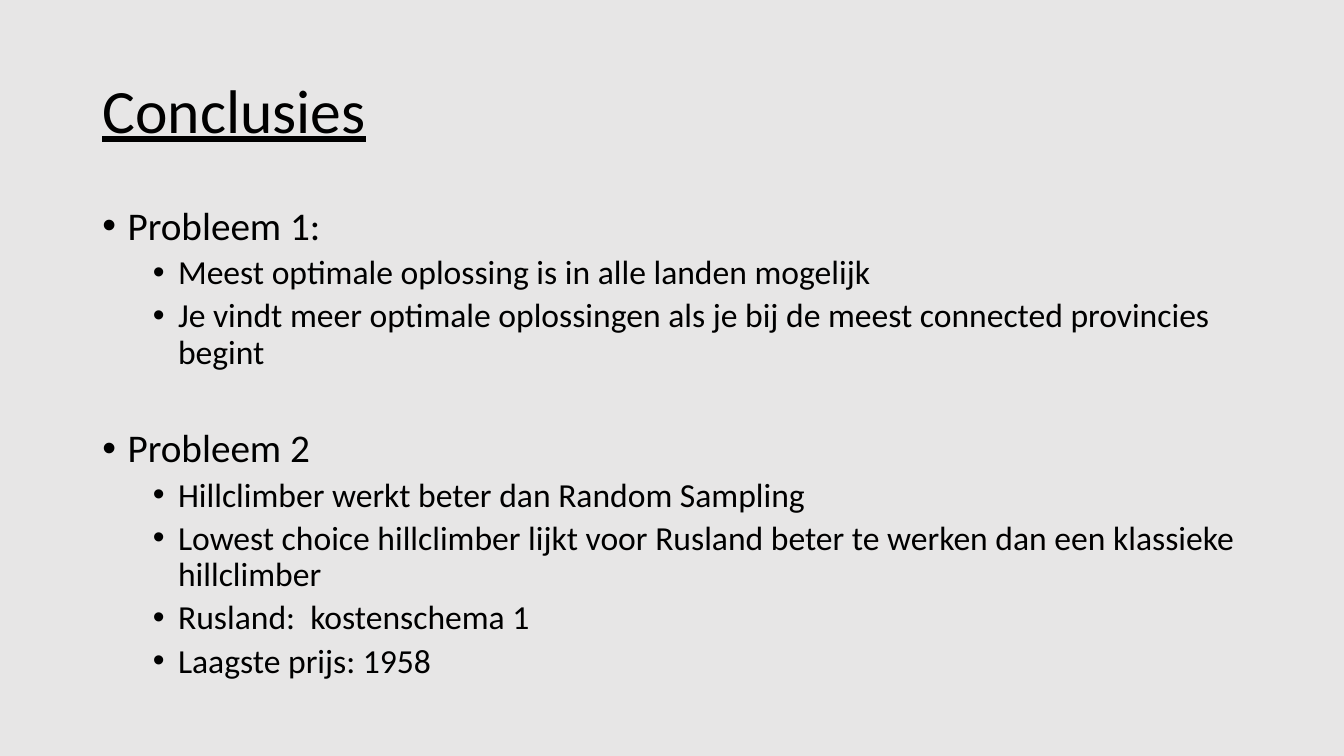
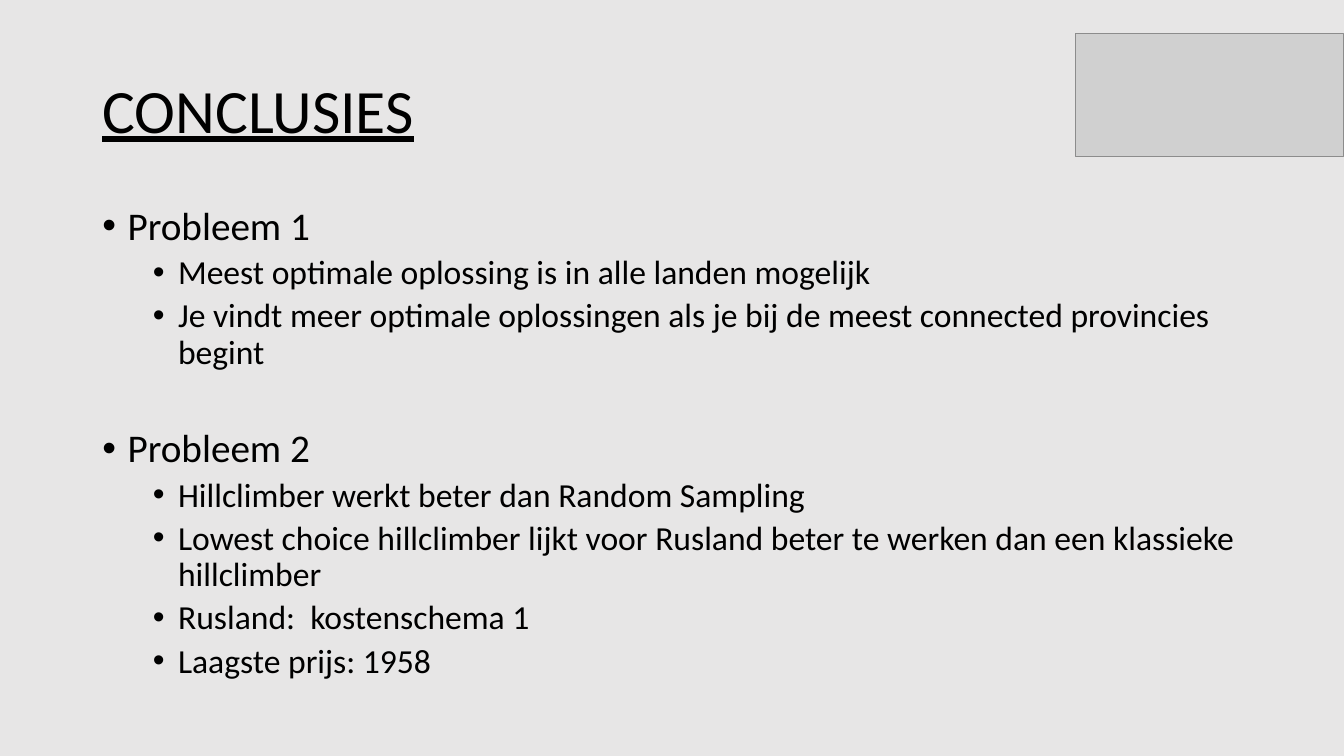
Before and after one commit to Tomttaw/Radio-Russia, a slide deck: slide 13 of eindpresentatie.pptx. Drawn at 1344x756 pixels with LibreOffice and Linux fonts; fonts in the diff are those of the drawing; grey boxes stand for pictures. Boxes give left, top, right and bottom in pixels: in the first picture for what was removed or moved away, otherwise in the second. Text is boxed around its words. In the diff, an @@ line names an element or a change of style, - is before the commit and + after.

```diff
--- a/eindpresentatie.pptx
+++ b/eindpresentatie.pptx
@@ picture added at <box>1076,33,1344,156</box> @@
@@ title at <box>102,93,413,142</box>: text changed @@
-Conclusies
+CONCLUSIES
@@ text at <box>128,212,310,241</box>: text changed @@
-• Probleem 1:
+• Probleem 1
```
Also in this commit, not shown: 3 other slides changed.
